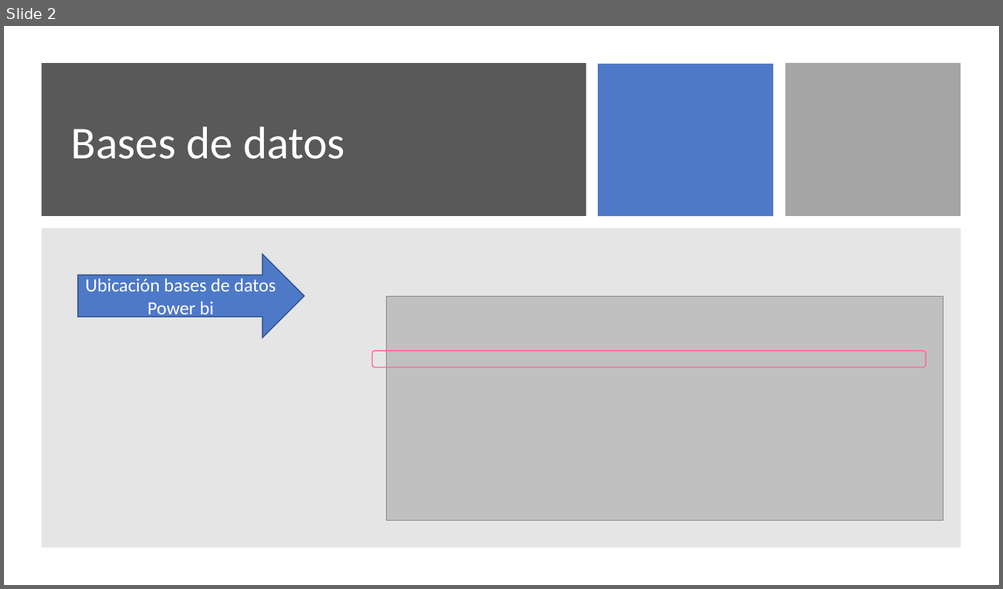
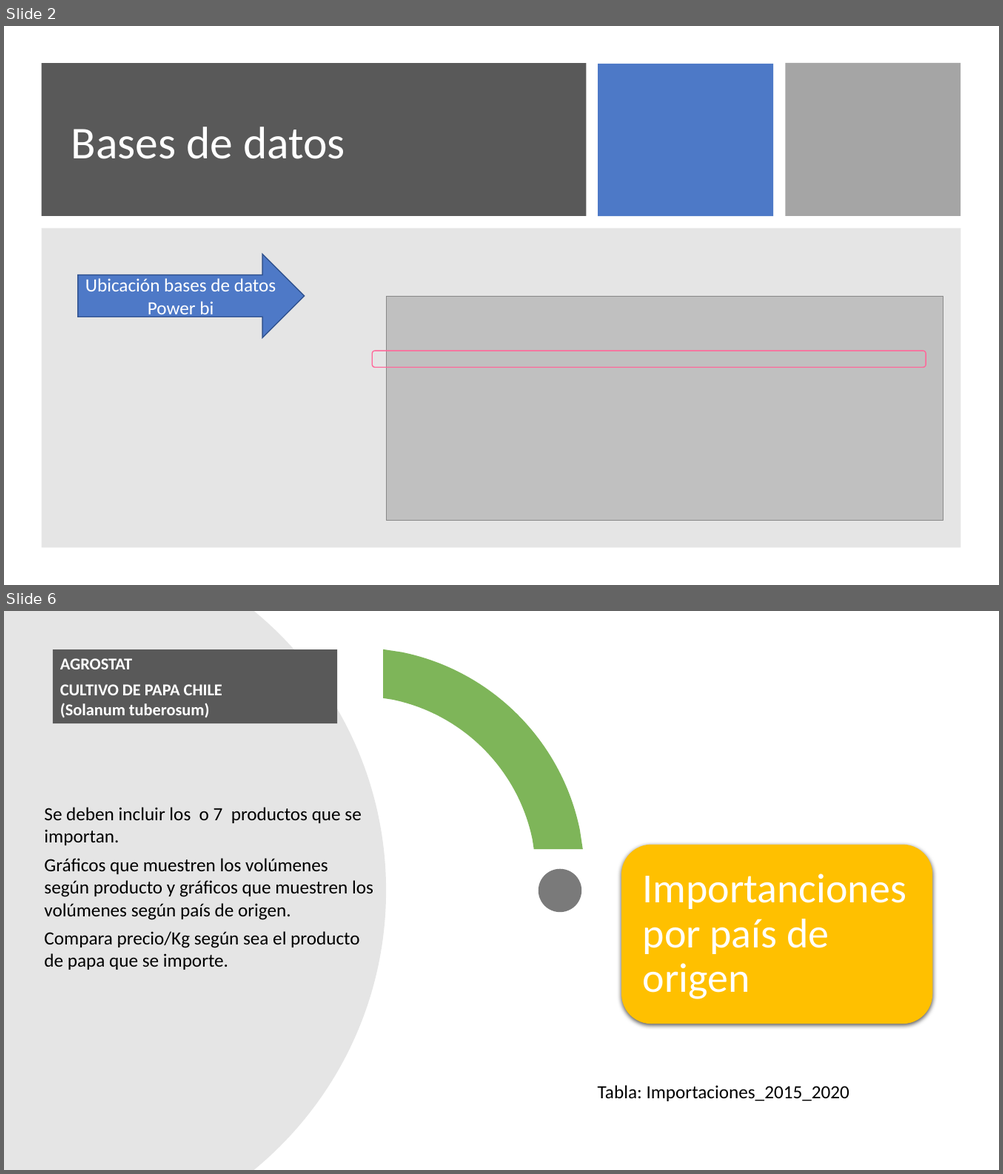
Before and after one commit to Sud-Austral/DATA-AGRO, a slide deck: DATAAGRO_papa/Power Bi_PAPA.pptx. Shown one above the other, each under a label of ours: slide 2 before the commit, slides 2 and 6 after it; the slides between them are not shown. The pictures are 1003x589 and 1003x1174 pixels, drawn with LibreOffice and Linux fonts; fonts in the diff are those of the drawing; grey boxes stand for pictures. Boxes give left, top, right and bottom in pixels: in the first picture for what was removed or moved away, otherwise in the second. Text is boxed around its words. In the diff, an @@ line names an element or a change of style, - is before the commit and + after.

```diff
--- a/DATAAGRO_papa/Power Bi_PAPA.pptx
+++ b/DATAAGRO_papa/Power Bi_PAPA.pptx
@@ slide 6 added at bbox=[4, 611, 999, 1170], background #FFFFFF @@
@@ freeform shape added at bbox=[4, 611, 386, 1170], fill #808080 at 20% opacity @@
@@ rectangle added at bbox=[53, 649, 337, 723], fill #595959, 16 pt, text #FFFFFF, bold @@
+AGROSTAT
+CULTIVO DE PAPA CHILE
+(Solanum tuberosum)
@@ freeform shape added at bbox=[383, 649, 583, 849], fill #70AD47 at 90% opacity @@
@@ text added at bbox=[44, 807, 373, 970], 18 pt, text #000000 @@
+Se deben incluir los o 7 productos que se importan.
+Gráficos que muestren los volúmenes según producto y gráficos que muestren los volúmenes según país de origen.
+Compara precio/Kg según sea el producto de papa que se importe.
@@ rounded rectangle added at bbox=[621, 845, 932, 1025], fill #FFC000 @@
@@ ellipse added at bbox=[538, 869, 581, 912], fill #595959 at 80% opacity @@
@@ text added at bbox=[643, 874, 906, 999], 40 pt, text #FFFFFF @@
+Importanciones por país de origen
@@ text added at bbox=[597, 1085, 849, 1102], 18 pt, text #000000 @@
+Tabla: Importaciones_2015_2020
```
Also in this commit, not shown: 1 slide changed, 11 other slides added, 30 slides removed, 7 other files.
